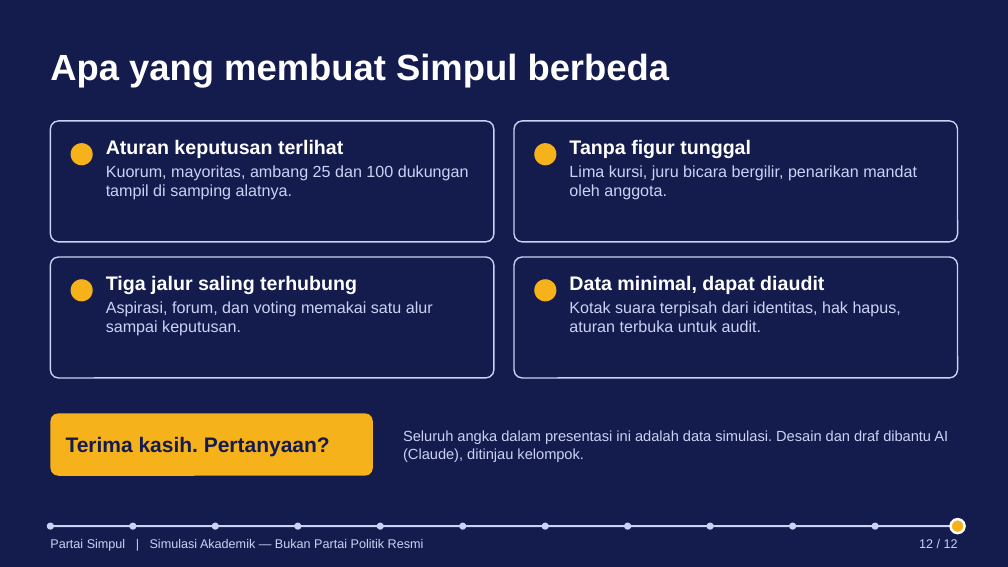
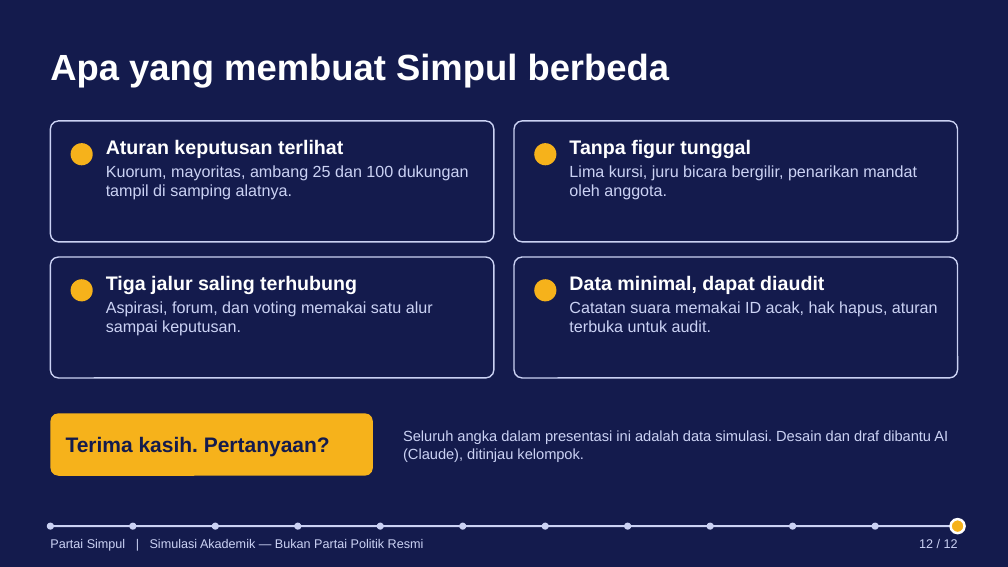
Before and after one commit to yantoww/landing-page-hakem, a slide deck: slide 12 of deliverables/slides/Presentasi-Partai-Simpul.pptx. Drawn at 1008x567 pixels with LibreOffice and Linux fonts; fonts in the diff are those of the drawing. Boxes give left, top, right and bottom in pixels: in the first picture for what was removed or moved away, otherwise in the second. Text is boxed around its words. In the diff, an @@ line names an element or a change of style, - is before the commit and + after.

```diff
--- a/deliverables/slides/Presentasi-Partai-Simpul.pptx
+++ b/deliverables/slides/Presentasi-Partai-Simpul.pptx
@@ text at <box>569,301,938,332</box>: text changed @@
-Kotak suara terpisah dari identitas, hak hapus, aturan terbuka untuk audit.
+Catatan suara memakai ID acak, hak hapus, aturan terbuka untuk audit.
```
Also in this commit, not shown: 3 other slides changed, 29 other files.
